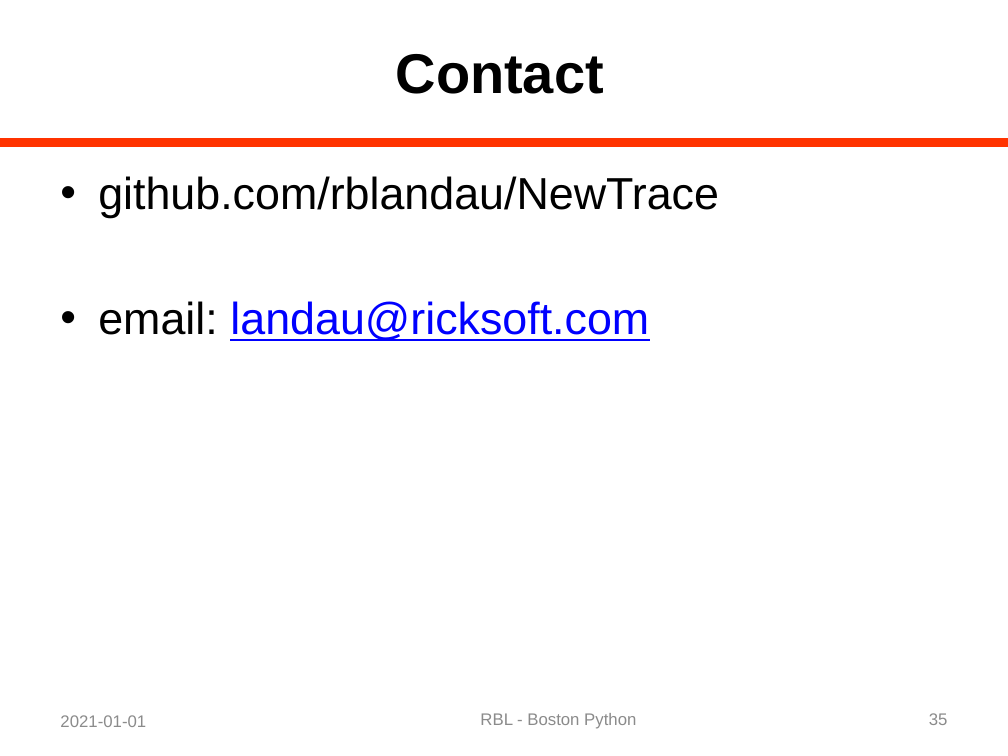
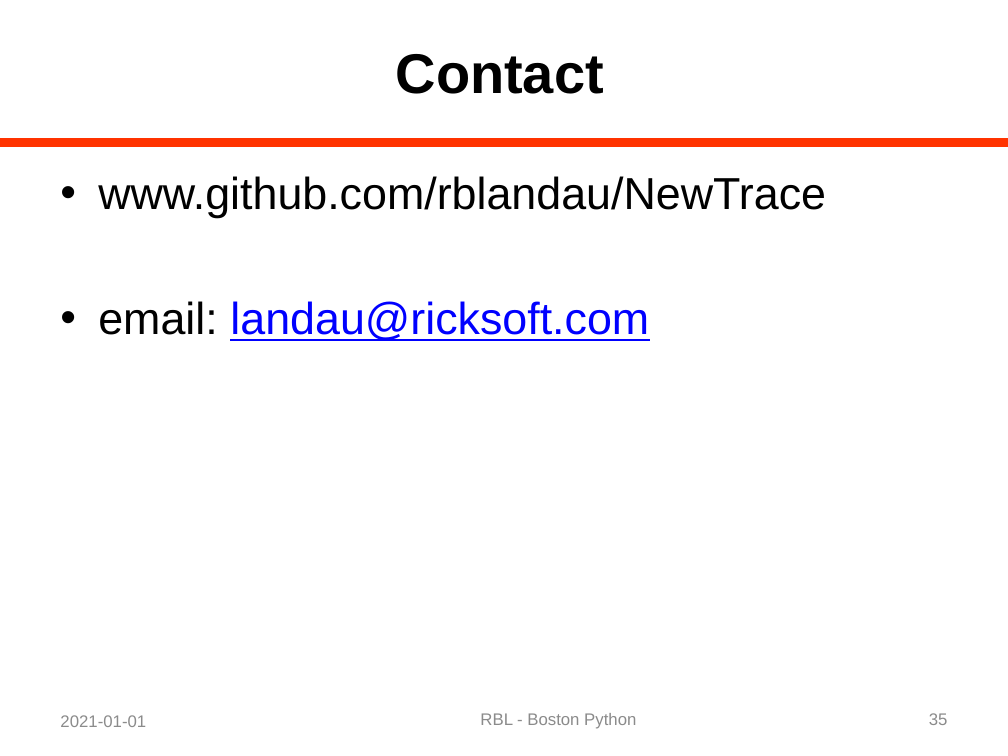
Before and after one commit to rblandau/NewTrace, a slide deck: slide 35 of docs/OfflineDebugging/A Dinosaur and a Python 02.pptx. Drawn at 1008x756 pixels with LibreOffice and Linux fonts; fonts in the diff are those of the drawing. Boxes give left, top, right and bottom in pixels: in the first picture for what was removed or moved away, otherwise in the second. Text is boxed around its words. In the diff, an @@ line names an element or a change of style, - is before the commit and + after.

```diff
--- a/docs/OfflineDebugging/A Dinosaur and a Python 02.pptx
+++ b/docs/OfflineDebugging/A Dinosaur and a Python 02.pptx
@@ text at bbox=[98, 176, 826, 218]: text changed @@
-• github.com/rblandau/NewTrace
+• www.github.com/rblandau/NewTrace
```
Also in this commit, not shown: 7 other slides changed, 3 other files.
